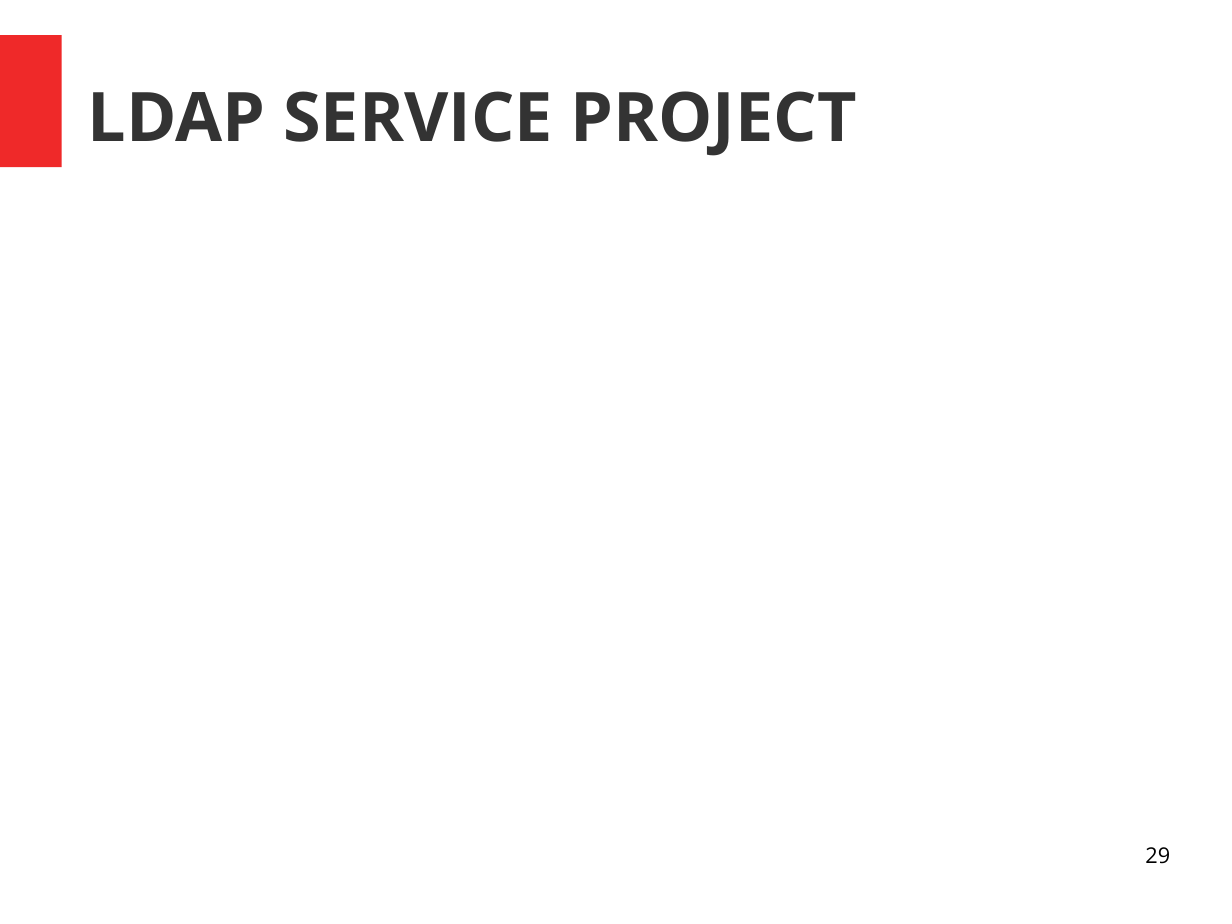
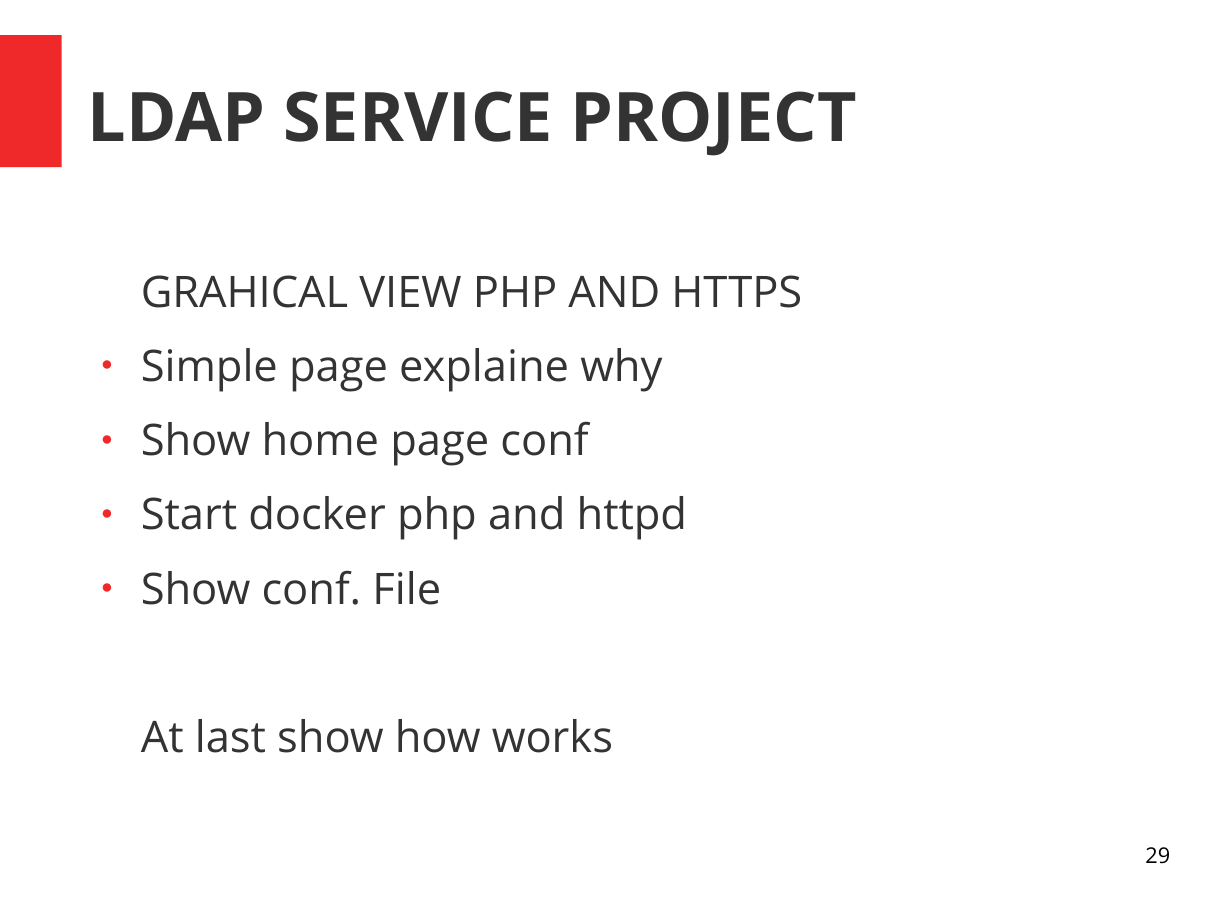
Before and after one commit to parveen1/project-parveen, a slide deck: slide 29 of project_parveen.odp. Drawn at 1232x924 pixels with LibreOffice and Linux fonts; fonts in the diff are those of the drawing. Boxes give left, top, right and bottom in pixels: in the first picture for what was removed or moved away, otherwise in the second. Text is boxed around its words. In the diff, an @@ line names an element or a change of style, - is before the commit and + after.

```diff
--- a/project_parveen.odp
+++ b/project_parveen.odp
@@ text added at bbox=[141, 275, 802, 753], 28 pt, text #333333 @@
+GRAHICAL VIEW PHP AND HTTPS
+● Simple page explaine why
+● Show home page conf
+● Start docker php and httpd
+● Show conf. File
+At last show how works
```
Also in this commit, not shown: 10 other slides changed, 3 other files.
